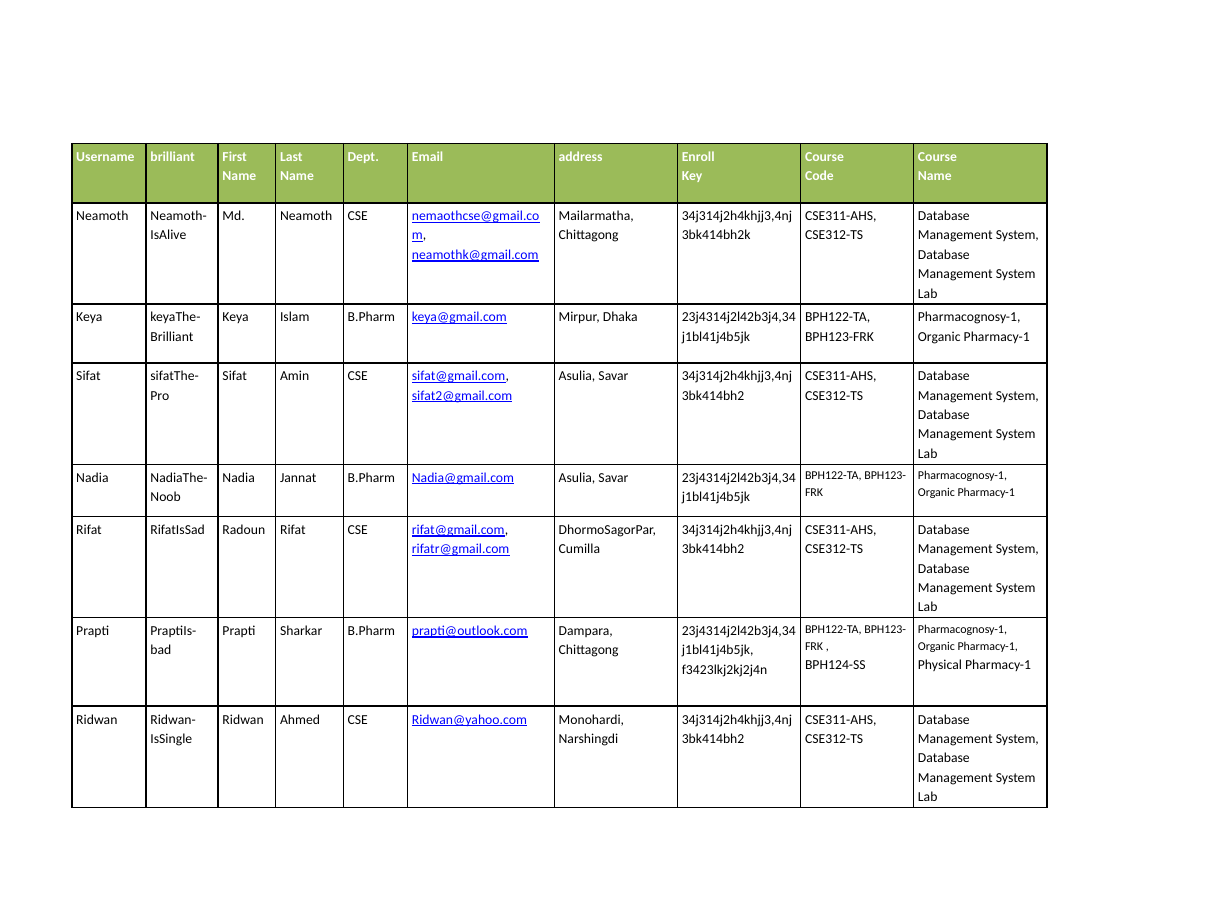
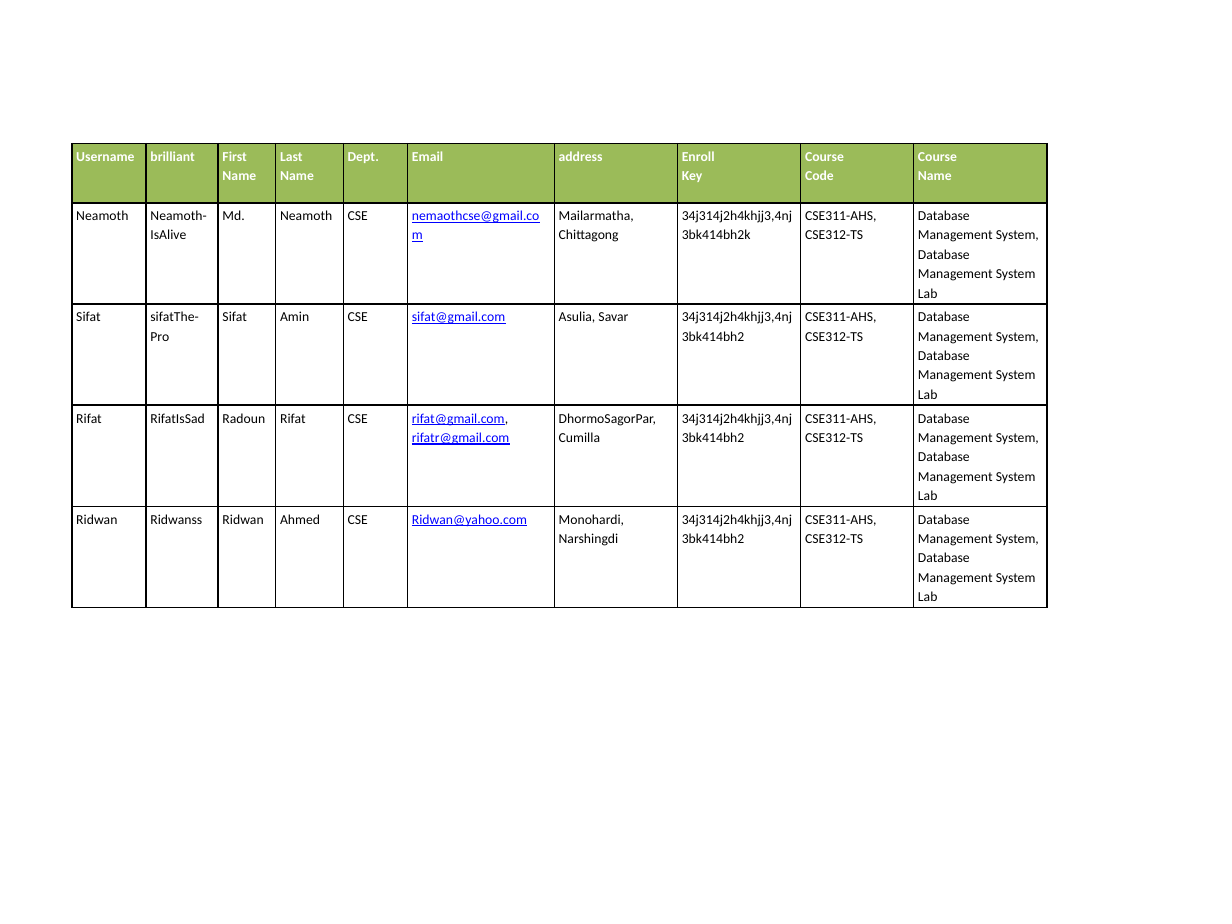
Before and after one commit to neamoth/DatabasePresentation, a slide deck: slide 5 of Presentationdata.pptx (slide 3 before the commit). Drawn at 1232x924 pixels with LibreOffice and Linux fonts; fonts in the diff are those of the drawing. Boxes give left, top, right and bottom in pixels: in the first picture for what was removed or moved away, otherwise in the second. Text is boxed around its words. In the diff, an @@ line names an element or a change of style, - is before the commit and + after.

```diff
--- a/Presentationdata.pptx
+++ b/Presentationdata.pptx
@@ table at (71,144,1047,605) @@
-row 2: Neamoth | Neamoth-IsAlive | Md. | Neamoth | CSE | nemaothcse@gmail.com, neamothk@gmail.com | Mailarmatha, Chittagong | 34j314j2h4khjj3,4nj3bk414bh2k | CSE311-AHS, CSE312-TS | Database Management System, Database Management System Lab
-row 3: Keya | keyaThe-Brilliant | Keya | Islam | B.Pharm | keya@gmail.com | Mirpur, Dhaka | 23j4314j2l42b3j4,34j1bl41j4b5jk | BPH122-TA, BPH123-FRK | Pharmacognosy-1, Organic Pharmacy-1
-row 4: Sifat | sifatThe-Pro | Sifat | Amin | CSE | sifat@gmail.com, sifat2@gmail.com | Asulia, Savar | 34j314j2h4khjj3,4nj3bk414bh2 | CSE311-AHS, CSE312-TS | Database Management System, Database Management System Lab
-row 5: Nadia | NadiaThe-Noob | Nadia | Jannat | B.Pharm | Nadia@gmail.com | Asulia, Savar | 23j4314j2l42b3j4,34j1bl41j4b5jk | BPH122-TA, BPH123-FRK | Pharmacognosy-1, Organic Pharmacy-1
+row 2: Neamoth | Neamoth-IsAlive | Md. | Neamoth | CSE | nemaothcse@gmail.com | Mailarmatha, Chittagong | 34j314j2h4khjj3,4nj3bk414bh2k | CSE311-AHS, CSE312-TS | Database Management System, Database Management System Lab
+row 3: Sifat | sifatThe-Pro | Sifat | Amin | CSE | sifat@gmail.com | Asulia, Savar | 34j314j2h4khjj3,4nj3bk414bh2 | CSE311-AHS, CSE312-TS | Database Management System, Database Management System Lab
-row 7: Prapti | PraptiIs-bad | Prapti | Sharkar | B.Pharm | prapti@outlook.com | Dampara, Chittagong | 23j4314j2l42b3j4,34j1bl41j4b5jk, f3423lkj2kj2j4n | BPH122-TA, BPH123-FRK , / BPH124-SS | Pharmacognosy-1, Organic Pharmacy-1, / Physical Pharmacy-1
-row 8: Ridwan | Ridwan-IsSingle | Ridwan | Ahmed | CSE | Ridwan@yahoo.com | Monohardi, Narshingdi | 34j314j2h4khjj3,4nj3bk414bh2 | CSE311-AHS, CSE312-TS | Database Management System, Database Management System Lab
+row 5: Ridwan | Ridwanss | Ridwan | Ahmed | CSE | Ridwan@yahoo.com | Monohardi, Narshingdi | 34j314j2h4khjj3,4nj3bk414bh2 | CSE311-AHS, CSE312-TS | Database Management System, Database Management System Lab
```
Also in this commit, not shown: 1 other slide changed, 3 slides added, 1 slide removed, 1 other file.
